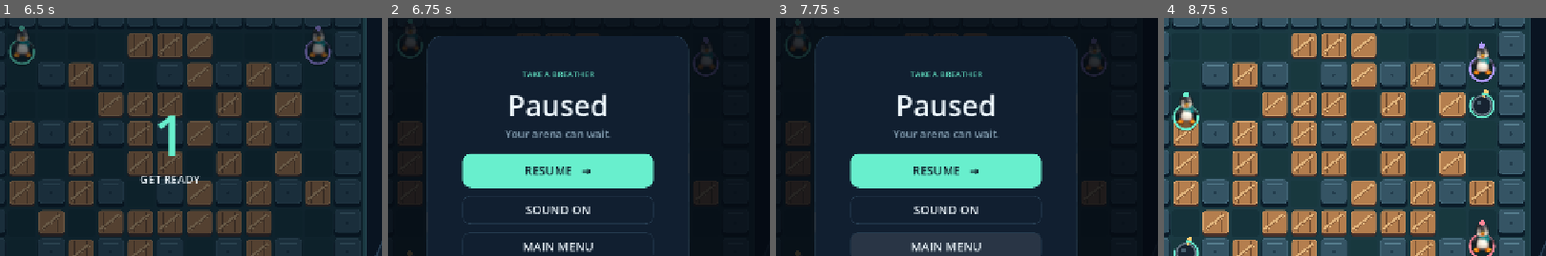
Above: before the commit, frames 1-4 (left to right).
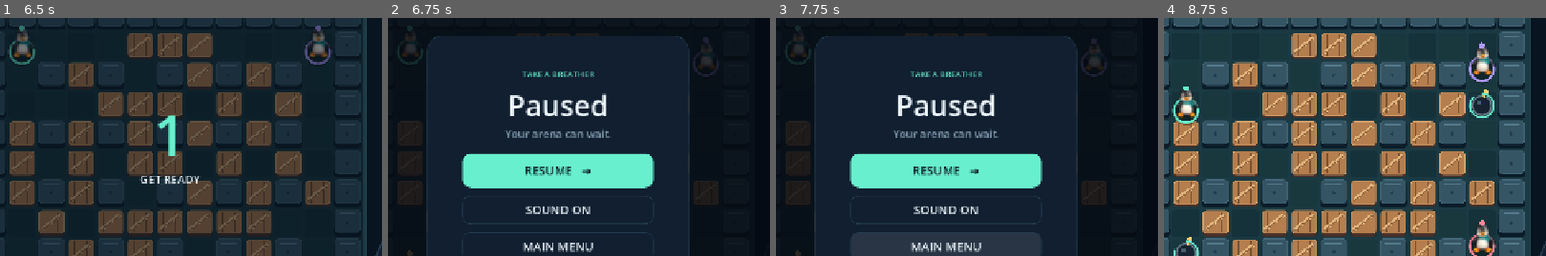
Above: after the commit, the same moments.

Repository: keuperj/AtomicTux
Game: Godot game, scene res://scenes/main.tscn
The game is run twice, just before and just after one commit, with the same random seed, the same clock (stepped at 60 frames per second) and the same inputs.
Inputs (mouse positions are % of the whole screen's width and height, from its top left):
- Up to frame 1 (6.5 s): tap Enter at 0.5, 2, 4.25 s; move the mouse to (72, 45) at 0.52 s; hold D 0.53-1.25 s; tap P every 1.5 s from 0.6 to 5.1 s; click (72, 45) at 0.67 s; tap Space at 0.77, 1.25, 3.5, 3.77, 5 s; drag from (30, 55) to (45, 70) at 1.27 s; move the mouse to (60, 28) at 2.02 s; hold D 2.03-2.75 s; drag from (45, 70) to (20, 35) at 2.77 s; move the mouse to (80, 65) at 3.52 s; hold A 3.53-4.25 s; drag from (20, 35) to (35, 25) at 4.27 s; move the mouse to (55, 50) at 5.02 s; hold S 5.03-5.75 s; click (55, 50) at 5.17 s; drag from (35, 25) to (30, 55) at 5.77 s
- Up to frame 2 (6.75 s): move the mouse to (72, 45) at 6.52 s; hold W from 6.53 s (still down); tap P at 6.6 s
- Up to frame 3 (7.75 s): tap Space at 6.77 s; release W at 7.25 s; drag from (30, 55) to (45, 70) at 7.27 s
- Up to frame 4 (8.75 s): move the mouse to (60, 28) at 8.02 s; hold S from 8.03 s (still down); tap P at 8.1 s
The pictures show only the part of the screen within x 28-78%, y 22-72%; the shares and areas given below are measured in that part.

Frame 1 is identical in both runs. In frame 2, 0.2% of the frame differs, in the area x 2-10%, y 3-20%; in frame 3, 0.3%; in frame 4, 0.9%, in the area x 2-10%, y 28-48%.

Commit message:
better motion v2

Diff:
--- a/scripts/arena.gd
+++ b/scripts/arena.gd
@@ -134,20 +134,57 @@
 	if not actor.alive: return false
 	_update_bomb_passers()
 	var input := direction.limit_length(1.0)
-	var travel := input.normalized()
 	var distance: float = delta / actor.move_time * input.length()
-	actor.facing = Vector2i(int(signf(travel.x)), 0) if absf(travel.x) > absf(travel.y) else Vector2i(0, int(signf(travel.y)))
 	var moved := false
-	# Sweep short steps, sliding each component separately along obstacles.
-	# A blocked component is lost; it never boosts the other component's speed.
 	while distance > 0.000001 and actor.alive:
-		var step := minf(MOTION_STEP, distance)
-		var moved_x := _move_axis(id, 0, travel.x * step)
-		var moved_y := _move_axis(id, 1, travel.y * step) if actor.alive else false
-		if not moved_x and not moved_y: break
+		var point: Vector2 = actor.position
+		var axis := -1
+		var sign_value := 0.0
+		for candidate in 2:
+			if absf(point[candidate] - roundf(point[candidate])) > 0.00001:
+				axis = candidate
+				break
+		if axis >= 0:
+			# Finish the current lane before taking a buffered perpendicular turn.
+			sign_value = signf(input[axis])
+			if sign_value == 0.0: sign_value = signf(actor.facing[axis])
+			if sign_value == 0.0: sign_value = signf(roundf(point[axis]) - point[axis])
+		else:
+			point = point.round()
+			actor.position = point
+			var preferred := 0 if absf(input.x) > absf(input.y) else 1
+			for candidate in [preferred, 1 - preferred]:
+				if absf(input[candidate]) < 0.00001: continue
+				var target := point
+				target[candidate] += signf(input[candidate])
+				if _lane_open(id, target, candidate, signf(input[candidate])):
+					axis = candidate
+					sign_value = signf(input[candidate])
+					break
+			if axis < 0: break
+		var endpoint := point
+		endpoint[axis] = floorf(point[axis]) + 1.0 if sign_value > 0 else ceilf(point[axis]) - 1.0
+		if not _lane_open(id, endpoint, axis, sign_value): break
+		var step := minf(minf(MOTION_STEP, distance), absf(endpoint[axis] - point[axis]))
+		var facing := Vector2i.ZERO
+		facing[axis] = int(sign_value)
+		actor.facing = facing
+		if not _move_axis(id, axis, step * sign_value): break
 		moved = true
 		distance -= step
 	return moved
+
+func _lane_open(id: int, target: Vector2, axis: int, sign_value: float) -> bool:
+	if tile(Vector2i(target)) != EMPTY: return false
+	for other in actors:
+		if other.alive and other.id != id and _overlaps(target, other.position, ACTOR_RADIUS * 2): return false
+	var index := bomb_at(Vector2i(target))
+	if index >= 0 and not bombs[index].get("passers", []).has(id):
+		if not actors[id].kick: return false
+		var direction := Vector2i.ZERO
+		direction[axis] = int(sign_value)
+		_kick_bomb(index, direction)
+	return _can_occupy(id, target)
 
 func _move_axis(id: int, axis: int, amount: float) -> bool:
 	if absf(amount) < 0.000001: return false
@@ -363,3 +400,21 @@
 
 static func _wire_cell(value: Array) -> Vector2i:
 	return Vector2i(int(value[0]),int(value[1]))
+
+static func interpolate_lane(from: Vector2, to: Vector2, weight: float) -> Vector2:
+	if absf(from.x-to.x) < 0.00001 or absf(from.y-to.y) < 0.00001:
+		return from.lerp(to, weight)
+	if absf(from.x-to.x) + absf(from.y-to.y) > 1.0:
+		return to
+	var corner: Vector2
+	if absf(from.y-roundf(from.y)) < 0.00001 and absf(to.x-roundf(to.x)) < 0.00001:
+		corner = Vector2(to.x, from.y)
+	elif absf(from.x-roundf(from.x)) < 0.00001 and absf(to.y-roundf(to.y)) < 0.00001:
+		corner = Vector2(from.x, to.y)
+	else:
+		# A stale snapshot may span several turns; don't draw a shortcut through walls.
+		return to
+	var first := from.distance_to(corner)
+	var second := corner.distance_to(to)
+	var distance := (first + second) * clampf(weight, 0, 1)
+	return from.move_toward(corner, distance) if distance <= first else corner.move_toward(to, distance-first)
--- a/scripts/main.gd
+++ b/scripts/main.gd
@@ -728,7 +728,7 @@
 	else:
 		for actor in arena.actors:
 			actor.render_elapsed = minf(0.05, actor.get("render_elapsed", 0.0) + delta)
-			actor.display_position = Vector2(actor.get("render_from", actor.position)).lerp(actor.position, actor.render_elapsed / 0.05)
+			actor.display_position = Arena.interpolate_lane(actor.get("render_from", actor.position), actor.position, actor.render_elapsed / 0.05)
 	input_elapsed += delta
 	if input_elapsed >= 0.05:
 		input_elapsed = 0.0
--- a/tests/test_analog.gd
+++ b/tests/test_analog.gd
@@ -36,7 +36,8 @@
 		var arena := fresh()
 		arena.move_actor(0,direction,.17)
 		var moved: Vector2 = arena.actors[0].position - Vector2(6,5)
-		check(moved.distance_to(expected) < .0001, "Both axes receive their share at %d o'clock" % hour)
+		var lane := Vector2(signf(expected.x),0) if absf(expected.x) > absf(expected.y) else Vector2(0,signf(expected.y))
+		check(moved.distance_to(lane) < .0001, "Clock angle selects a centered lane at %d o'clock" % hour)
 		check(absf(moved.length()-1) < .0001, "Diagonal speed stays within one movement budget")
 	check(game._pad_direction(center+Vector2(5,5)) == Vector2.ZERO, "Joystick center remains a dead zone")
 	var a := fresh()
@@ -45,12 +46,12 @@
 	a = fresh()
 	for y in range(1,10): a.grid[y][7] = Arena.WALL
 	a.move_actor(0,Vector2(.6,.8),.34)
-	check(absf(a.actors[0].position.x-6.22) < .001 and absf(a.actors[0].position.y-6.6) < .001, "Wall sliding retains the unblocked component's budget")
+	check(a.actors[0].position.is_equal_approx(Vector2(6,7)), "Steering remains centered alongside walls")
 	a = fresh()
 	a.grid[5][7] = Arena.WALL
 	a.grid[6][6] = Arena.WALL
 	a.move_actor(0,Vector2(1,1),1.)
-	check(a.actors[0].position.x < 6.221 and a.actors[0].position.y < 5.221, "Diagonal input cannot cut through a solid corner")
+	check(a.actors[0].position.is_equal_approx(Vector2(6,5)), "Diagonal input cannot cut through a solid corner")
 	a = fresh()
 	a.actors[0].position = Vector2(7,5)
 	a.actors[0].cell = Vector2i(7,5)
--- a/tests/test_motion.gd
+++ b/tests/test_motion.gd
@@ -40,23 +40,23 @@
 	point = a.actors[0].position
 	a.move_actor(0, Vector2i.DOWN)
 	check(a.actors[0].position.distance_to(point) <= 1.0/60.0/.17+.0001, "Changing direction does not teleport")
-	for i in 10: a.move_actor(0, Vector2i.DOWN)
-	check(absf(a.actors[0].position.x-point.x) < .0001 and a.actors[0].position.y > 1.5, "Turning preserves the chosen angle without lane snapping")
+	for i in 20: a.move_actor(0, Vector2i.DOWN)
+	check(absf(a.actors[0].position.x-2.0) < .0001 and a.actors[0].position.y > 1.5, "Buffered turn starts at the next tile center")
 	for obstacle in [Arena.WALL, Arena.CRATE]:
 		a = fresh()
 		a.grid[1][3] = obstacle
 		a.move_actor(0, Vector2i.RIGHT, 1.0)
-		check(absf(a.actors[0].position.x-2.22) < .001, "Swept body stops at wall/crate boundary without tunnelling")
+		check(absf(a.actors[0].position.x-2.0) < .001, "Walls and crates stop Tux at the last clear tile center")
 		check(not a.move_actor(0, Vector2i.RIGHT), "Blocked input does not jitter through obstacle")
 	a = fresh()
 	put(a, 1, Vector2(2.5,1))
 	a.move_actor(0, Vector2i.RIGHT, .5)
-	check(absf(a.actors[0].position.x-1.94) < .001, "Bodies collide at fractional positions")
+	check(absf(a.actors[0].position.x-1.0) < .001, "Occupied lane prevents entering from the previous center")
 	a = fresh()
 	a.place_bomb(0)
 	a.move_actor(0, Vector2i.RIGHT, .17)
 	a.move_actor(0, Vector2i.LEFT, .17)
-	check(absf(a.actors[0].position.x-1.58) < .001, "Bomb pass-through expires after the body leaves")
+	check(absf(a.actors[0].position.x-2.0) < .001, "Bomb pass-through expires after the body leaves")
 	a = fresh()
 	put(a, 0, Vector2(2.2,1))
 	a.place_bomb(0)
@@ -81,5 +81,24 @@
 		a.tick(1.0/60.0)
 		Bot.step(a,1)
 		check(a.actors[1].position.distance_to(before) <= 1.0/60.0/a.actors[1].move_time + .0001, "AI never jumps at waypoint changes")
+	for direction in Arena.DIRECTIONS:
+		for obstacle in [Arena.WALL, Arena.CRATE]:
+			a = fresh()
+			put(a,0,Vector2(6,5))
+			var blocked: Vector2i = Vector2i(6,5) + direction
+			a.grid[blocked.y][blocked.x] = obstacle
+			a.move_actor(0,Vector2(direction),1.)
+			check(a.actors[0].position == Vector2(6,5), "Every wall/crate approach stops at the center")
+	a = fresh()
+	put(a,0,Vector2(6,5))
+	for frame in 180:
+		var angle := floorf(frame/15.0) * TAU/12.0
+		a.move_actor(0,Vector2(sin(angle),-cos(angle)))
+		point = a.actors[0].position
+		check(absf(point.x-roundf(point.x)) < .00001 or absf(point.y-roundf(point.y)) < .00001, "Changing analog angles never leaves grid center lines")
+	for pair in [[Vector2(1.8,1),Vector2(2,1.2)],[Vector2(1,1.8),Vector2(1.2,2)]]:
+		for i in range(11):
+			point = Arena.interpolate_lane(pair[0],pair[1],i/10.0)
+			check(absf(point.x-roundf(point.x)) < .00001 or absf(point.y-roundf(point.y)) < .00001, "Online corner interpolation stays centered")
 	print("AtomicTux continuous motion: %d checks, %d failures" % [checks,failures])
 	quit(1 if failures else 0)
Not shown, changed: README.md
Not shown, changed: docs/MULTIPLAYER.md
Not shown, changed: server/simulation.py
Not shown, changed: tests/test_server.py
